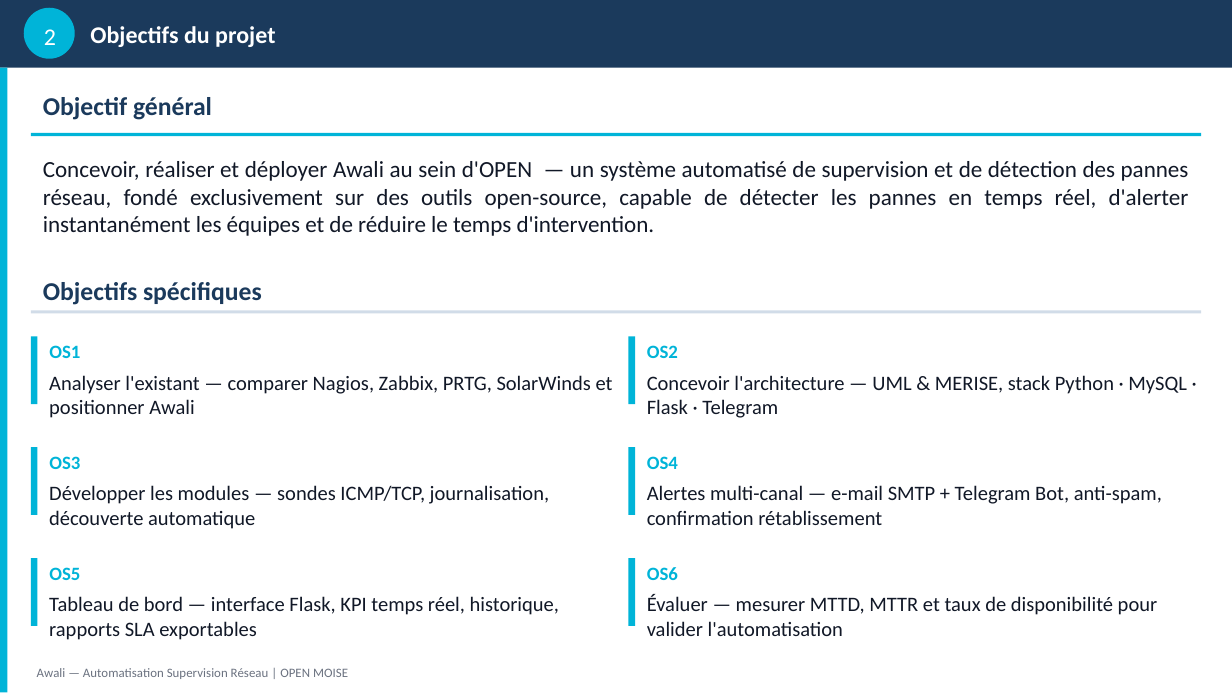
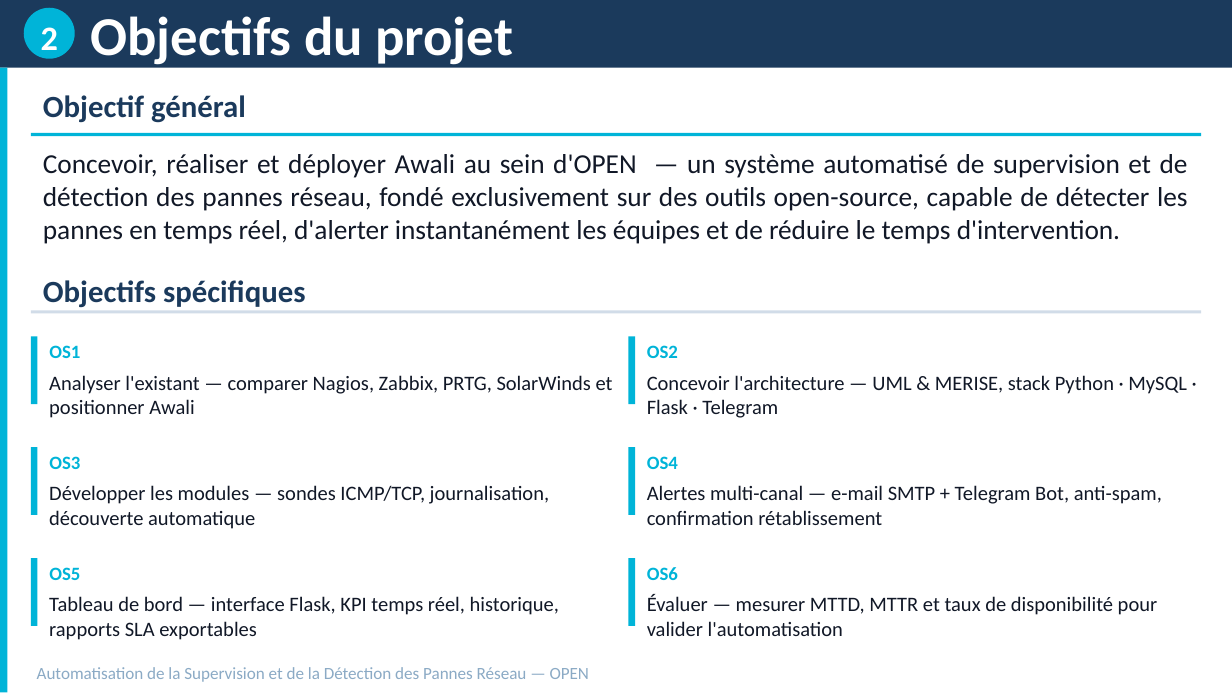
Before and after one commit to esperanceykouassi-bit/Supervision-reseau, a slide deck: slide 5 of soutenance/KOUASSI_YOO.pptx. Drawn at 1232x693 pixels with LibreOffice and Linux fonts; fonts in the diff are those of the drawing. Boxes give left, top, right and bottom in pixels: in the first picture for what was removed or moved away, otherwise in the second. Text is boxed around its words. In the diff, an @@ line names an element or a change of style, - is before the commit and + after.

```diff
--- a/soutenance/KOUASSI_YOO.pptx
+++ b/soutenance/KOUASSI_YOO.pptx
@@ text added at bbox=[41, 27, 58, 59], 20 pt, text #FFFFFF, bold @@
+2
@@ text in ellipse at bbox=[44, 29, 56, 45]: text removed @@
-2
@@ text "Objectifs du projet" at bbox=[90, 16, 513, 69]: size 14 to 32 pt @@
@@ text "Objectif général" at bbox=[43, 95, 246, 123]: size 15 to 18 pt @@
@@ text "Concevoir, réaliser et déployer Awali ..." at bbox=[43, 154, 1188, 244]: size 13.5 to 16 pt @@
@@ text "Objectifs spécifiques" at bbox=[43, 280, 305, 307]: size 15 to 18 pt @@
@@ text at bbox=[37, 667, 589, 682]: text changed; size 7.5 to 10 pt; text colour #6B7280 to #8BAAC5 @@
-Awali — Automatisation Supervision Réseau | OPEN MOISE
+Automatisation de la Supervision et de la Détection des Pannes Réseau — OPEN
```
Also in this commit, not shown: 14 other slides changed, 1 slide added, 1 slide removed.
